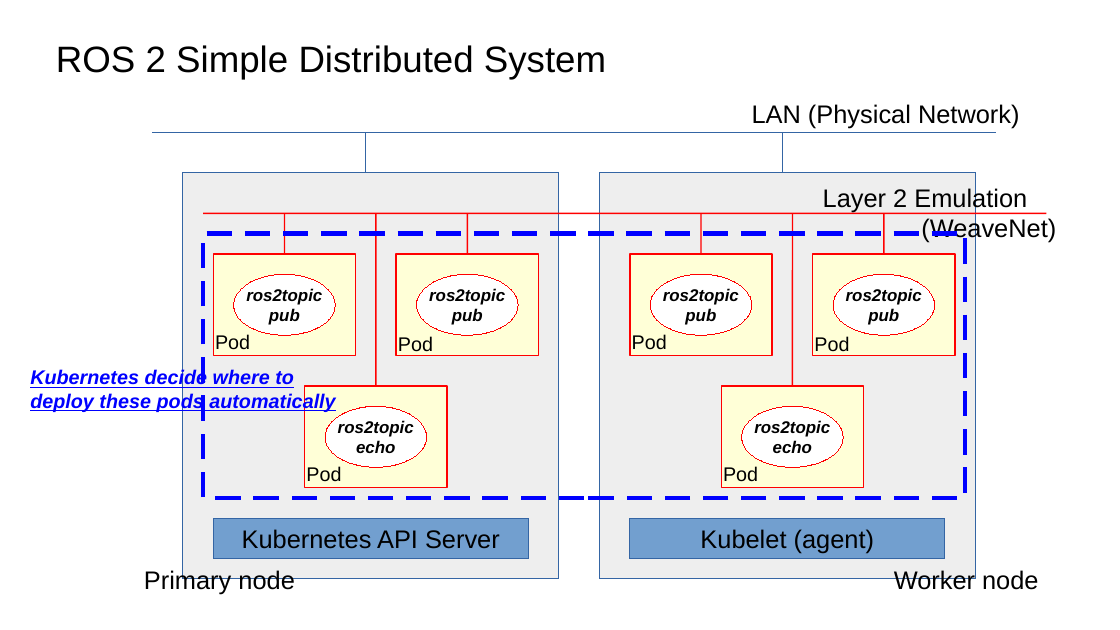
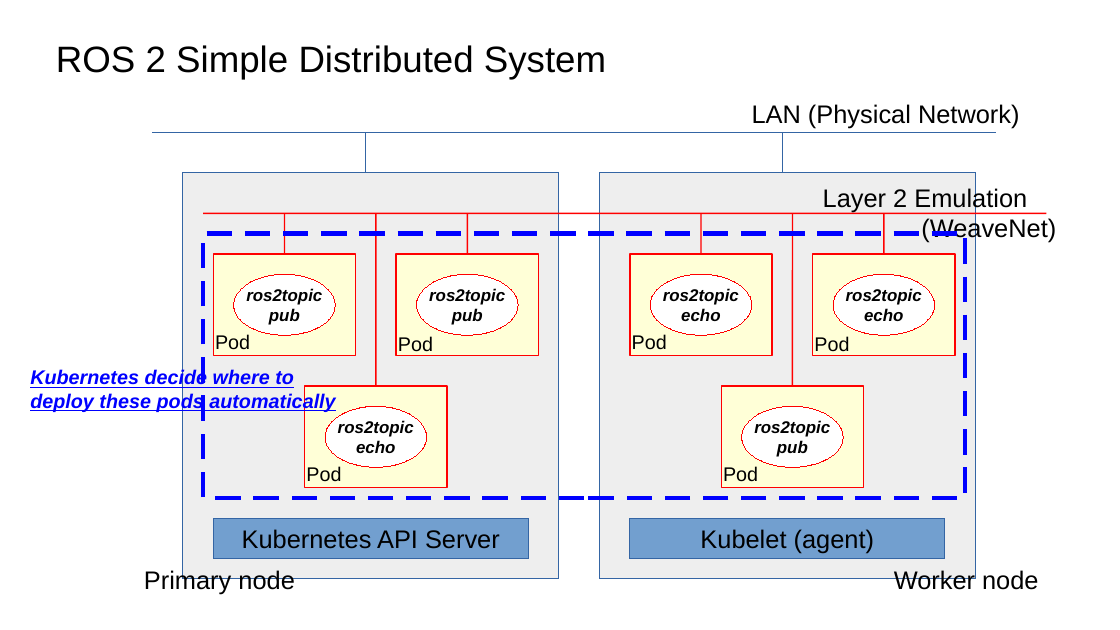
Before and after one commit to fujitatomoya/ros_k8s, a slide deck: slide 4 of images/system_overview.odp. Drawn at 1120x630 pixels with LibreOffice and Linux fonts; fonts in the diff are those of the drawing. Boxes give left, top, right and bottom in pixels: in the first picture for what was removed or moved away, otherwise in the second. Text is boxed around its words. In the diff, an @@ line names an element or a change of style, - is before the commit and + after.

```diff
--- a/images/system_overview.odp
+++ b/images/system_overview.odp
@@ text in ellipse at [681,308,720,321]: text changed @@
-pub
+echo
@@ text in ellipse at [864,308,903,321]: text changed @@
-pub
+echo
@@ text in ellipse at [777,440,808,457]: text changed @@
-echo
+pub
```
Also in this commit, not shown: 1 slide added, 5 other files.
